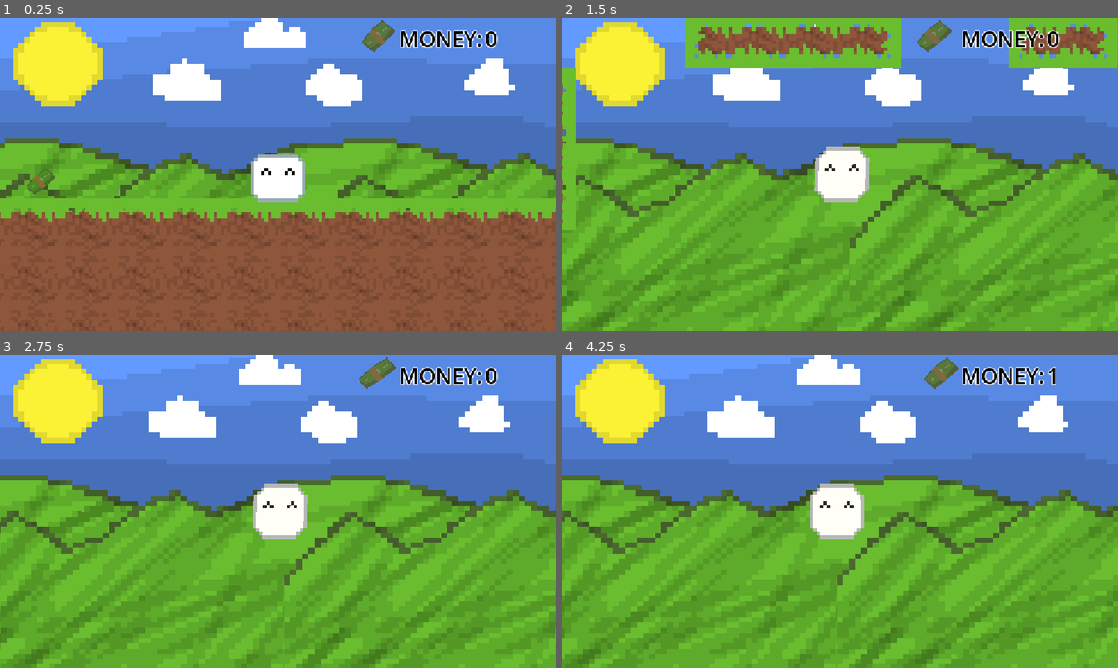
Above: before the commit, frames 1-4 (two rows, left to right).
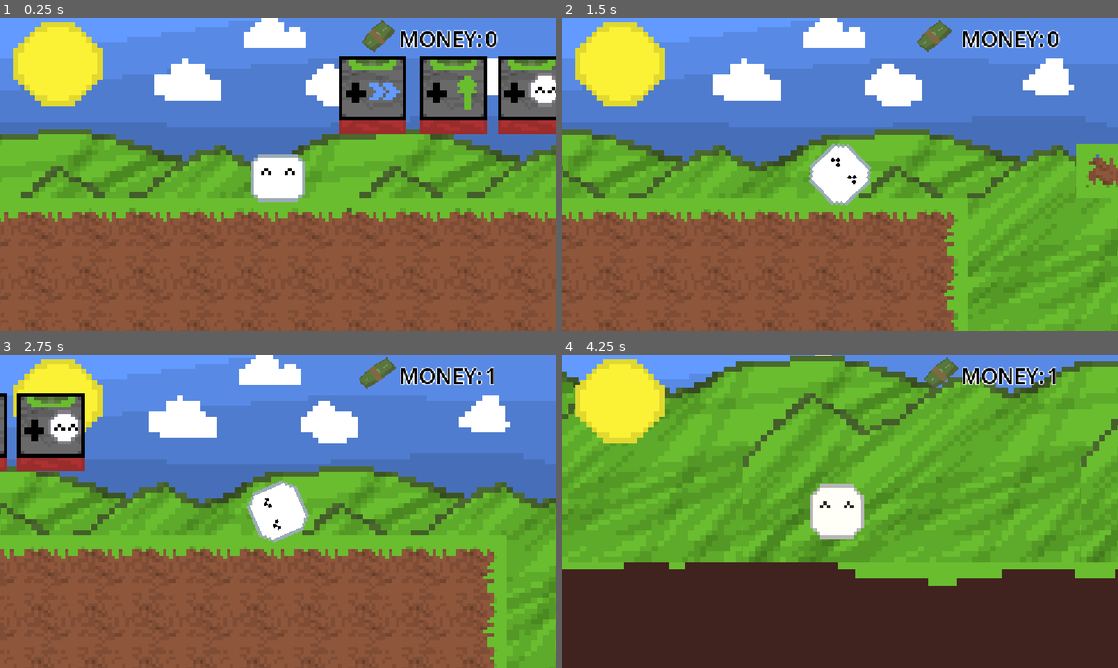
Above: after the commit, the same moments.

Repository: leolevd/Haven-Lisbon-2026
Game: Godot game, scene res://main.tscn
Two runs of this game, one before a commit and one after it. Both use one fixed random seed, a clock stepped at 60 frames per second and the inputs below.
Inputs:
- Up to frame 1 (0.25 s): no input
- Up to frame 2 (1.5 s): tap Enter (ui_accept) at 0.5, 0.77 s; hold Right (ui_right) from 0.53 s (still down)
- Up to frame 3 (2.75 s): tap Enter (ui_accept) at 1.52 s; release Right (ui_right) at 2.03 s; hold Left (ui_left) from 2.03 s (still down)
- Up to frame 4 (4.25 s): release Left (ui_left) at 2.78 s; hold Right (ui_right) from 2.78 s (still down); tap Enter (ui_accept) at 3.02, 3.77 s

The runs differ from the first frame. In frame 1, 20% of the frame differs, in the area x 0-100%, y 1-100%; in frame 2, 48%; in frame 3, 47%; in frame 4, 74%, in the area x 0-100%, y 0-100%.

Commit message:
^^

Diff:
--- /dev/null
+++ b/haystack.gd
@@ -0,0 +1,37 @@
+extends StaticBody2D
+const LILHELPER = preload("res://lilhelper.tscn")
+var hayleft = 500
+var clonesthere = 0
+var timer = 0
+var minx = -16
+var maxx = 16
+var miny = 30
+var maxy = 30
+var strength = 1
+func _physics_process(delta: float) -> void:
+	if timer < 2:
+		timer += delta
+	else:
+		timer = 0
+		hayleft -= clonesthere * strength
+
+	var state = max((6 if hayleft <= 0 else ((hayleft / (500/7)) - 6) * -1), 0)
+	$Sprite2D.frame = state
+
+	if state == 2 and $toremove1:
+		$toremove1.queue_free()
+	elif state == 3 and $toremove2:
+		$toremove2.queue_free()
+	elif  state == 5 and $toremove3:
+		$toremove3.queue_free()
+	elif state == 6 and clonesthere > 0:
+		clonesthere = 0
+		for i in get_tree().get_nodes_in_group("helper"):
+			i.queue_free()
+
+func createclone():
+	clonesthere += 1
+	var helper: Node2D = LILHELPER.instantiate()
+	helper.add_to_group("helper")
+	add_child(helper)
+	helper.position = Vector2(randi_range(minx, maxx), randi_range(miny, maxy))
--- a/haystack.tscn
+++ b/haystack.tscn
@@ -1,5 +1,6 @@
 [gd_scene format=3 uid="uid://bx6b0gl20gro0"]
 
+[ext_resource type="Script" uid="uid://m12rgs3npl0m" path="res://haystack.gd" id="1_33tgs"]
 [ext_resource type="Texture2D" uid="uid://bhy5ofldkns1w" path="res://haven-haystack.png" id="1_65j4t"]
 [ext_resource type="Texture2D" uid="uid://bdvuwm2wssp4d" path="res://haven-hay-particle.png" id="2_s5l1k"]
 
@@ -9,6 +10,7 @@
 [node name="haystack" type="StaticBody2D" unique_id=1423423823]
 z_index = 300
 scale = Vector2(2, 2)
+script = ExtResource("1_33tgs")
 
 [node name="Sprite2D" type="Sprite2D" parent="." unique_id=1338760602]
 texture = ExtResource("1_65j4t")
@@ -33,39 +35,45 @@
 hue_variation_max = 0.1
 
 [node name="CollisionPolygon2D" type="CollisionPolygon2D" parent="." unique_id=1973126410]
-polygon = PackedVector2Array(-24, 32, -14, 10, -2, -6, 6, 6, 14, 14, 20, 21, 23, 31)
+polygon = PackedVector2Array(-30.5, 34.5, 32, 34.5, 32, 36.5, -30.5, 37)
 
-[node name="StaticBody2D" type="StaticBody2D" parent="." unique_id=1887062824]
-position = Vector2(-12.5, 19.5)
+[node name="toremove1" type="Node2D" parent="." unique_id=1190127746]
 
-[node name="CollisionShape2D" type="CollisionShape2D" parent="StaticBody2D" unique_id=1357609552]
+[node name="StaticBody2D3" type="StaticBody2D" parent="toremove1" unique_id=1004998105]
+position = Vector2(-3.5, 0.5)
+
+[node name="CollisionShape2D" type="CollisionShape2D" parent="toremove1/StaticBody2D3" unique_id=2023177992]
 shape = SubResource("RectangleShape2D_tsws6")
 one_way_collision = true
 
-[node name="StaticBody2D2" type="StaticBody2D" parent="." unique_id=622066701]
-position = Vector2(-7.5, 9)
+[node name="toremove2" type="Node2D" parent="." unique_id=520939583]
 
-[node name="CollisionShape2D" type="CollisionShape2D" parent="StaticBody2D2" unique_id=778048284]
+[node name="StaticBody2D5" type="StaticBody2D" parent="toremove2" unique_id=1247724652]
+position = Vector2(6.5, 10)
+
+[node name="CollisionShape2D" type="CollisionShape2D" parent="toremove2/StaticBody2D5" unique_id=2121487748]
 shape = SubResource("RectangleShape2D_tsws6")
 one_way_collision = true
 
-[node name="StaticBody2D3" type="StaticBody2D" parent="." unique_id=1004998105]
-position = Vector2(-3.5, 0.5)
+[node name="StaticBody2D2" type="StaticBody2D" parent="toremove2" unique_id=622066701]
+position = Vector2(-7.5, 9)
 
-[node name="CollisionShape2D" type="CollisionShape2D" parent="StaticBody2D3" unique_id=2023177992]
+[node name="CollisionShape2D" type="CollisionShape2D" parent="toremove2/StaticBody2D2" unique_id=778048284]
 shape = SubResource("RectangleShape2D_tsws6")
 one_way_collision = true
 
-[node name="StaticBody2D4" type="StaticBody2D" parent="." unique_id=1526036907]
-position = Vector2(15.5, 17.5)
+[node name="toremove3" type="Node2D" parent="." unique_id=743696597]
 
-[node name="CollisionShape2D" type="CollisionShape2D" parent="StaticBody2D4" unique_id=1748301584]
+[node name="StaticBody2D" type="StaticBody2D" parent="toremove3" unique_id=1887062824]
+position = Vector2(-12.5, 19.5)
+
+[node name="CollisionShape2D" type="CollisionShape2D" parent="toremove3/StaticBody2D" unique_id=1357609552]
 shape = SubResource("RectangleShape2D_tsws6")
 one_way_collision = true
 
-[node name="StaticBody2D5" type="StaticBody2D" parent="." unique_id=1247724652]
-position = Vector2(6.5, 10)
+[node name="StaticBody2D4" type="StaticBody2D" parent="toremove3" unique_id=1526036907]
+position = Vector2(15.5, 17.5)
 
-[node name="CollisionShape2D" type="CollisionShape2D" parent="StaticBody2D5" unique_id=2121487748]
+[node name="CollisionShape2D" type="CollisionShape2D" parent="toremove3/StaticBody2D4" unique_id=1748301584]
 shape = SubResource("RectangleShape2D_tsws6")
 one_way_collision = true
--- /dev/null
+++ b/lilhelper.tscn
@@ -0,0 +1,24 @@
+[gd_scene format=3 uid="uid://67k4l3te7qre"]
+
+[ext_resource type="Texture2D" uid="uid://bdvuwm2wssp4d" path="res://haven-hay-particle.png" id="1_x76ke"]
+[ext_resource type="Texture2D" uid="uid://b8ui3xqrdqe2s" path="res://have-lilhelper.png" id="2_x76ke"]
+
+[node name="lilhelper" type="Node2D" unique_id=2091866101]
+
+[node name="CPUParticles2D" type="CPUParticles2D" parent="." unique_id=1835143934]
+amount = 16
+texture = ExtResource("1_x76ke")
+lifetime = 0.3
+direction = Vector2(0, 0)
+spread = 180.0
+gravity = Vector2(0, 0)
+initial_velocity_min = 30.0
+initial_velocity_max = 40.0
+angle_min = -720.0
+angle_max = 720.0
+scale_amount_min = 0.1
+scale_amount_max = 0.1
+
+[node name="Sprite2D" type="Sprite2D" parent="." unique_id=289539430]
+scale = Vector2(0.5, 0.5)
+texture = ExtResource("2_x76ke")
--- a/main.tscn
+++ b/main.tscn
@@ -7,9 +7,11 @@
 [ext_resource type="PackedScene" uid="uid://dmi73yl7dw8uf" path="res://player.tscn" id="5_lquwl"]
 [ext_resource type="Script" uid="uid://ciupw3hthatoa" path="res://background.gd" id="6_background"]
 [ext_resource type="Texture2D" uid="uid://uxjhwy3i547t" path="res://tileset.png" id="7_272bh"]
+[ext_resource type="Texture2D" uid="uid://271mcwlxrrhi" path="res://haven-bruh.png" id="7_dg77c"]
 [ext_resource type="PackedScene" uid="uid://c7btxdxh8yn0q" path="res://bounceback.tscn" id="8_5vw27"]
 [ext_resource type="PackedScene" uid="uid://dml2cjtve507a" path="res://coin.tscn" id="9_4c57u"]
 [ext_resource type="PackedScene" uid="uid://bx6b0gl20gro0" path="res://haystack.tscn" id="9_kek77"]
+[ext_resource type="PackedScene" uid="uid://cciroq7ghg4ay" path="res://upgrade.tscn" id="11_efxa6"]
 
 [sub_resource type="TileSetAtlasSource" id="TileSetAtlasSource_5vw27"]
 texture = ExtResource("7_272bh")
@@ -116,6 +118,7 @@
 
 [node name="player" parent="." unique_id=1069588700 instance=ExtResource("5_lquwl")]
 z_index = 100
+position = Vector2(-98, 0)
 
 [node name="ParallaxBG" type="Node2D" parent="." unique_id=1156140690]
 z_index = -400
@@ -146,7 +149,8 @@
 
 [node name="Parallax2D3" type="Parallax2D" parent="ParallaxBG" unique_id=891106381]
 z_index = 1
-scroll_scale = Vector2(0.005, 0)
+scroll_scale = Vector2(0.1, 0.5)
+scroll_offset = Vector2(0, 10)
 repeat_size = Vector2(100, 0)
 autoscroll = Vector2(-1, 0)
 repeat_times = 3
@@ -168,6 +172,20 @@
 scale = Vector2(1.67, 1.56)
 texture = ExtResource("4_1bvp3")
 
+[node name="Parallax2D5" type="Parallax2D" parent="ParallaxBG" unique_id=1428633523]
+z_index = -1
+scroll_scale = Vector2(0, -0.5)
+repeat_size = Vector2(167, 0)
+repeat_times = 100
+follow_viewport = false
+ignore_camera_scroll = true
+
+[node name="Sprite2D" type="Sprite2D" parent="ParallaxBG/Parallax2D5" unique_id=1553582142]
+z_index = 1
+position = Vector2(0.5000057, 114)
+scale = Vector2(1.6718751, 2.4687498)
+texture = ExtResource("7_dg77c")
+
 [node name="bounceback" parent="." unique_id=278846895 instance=ExtResource("8_5vw27")]
 position = Vector2(-3, 120)
 
@@ -183,15 +201,6 @@
 
 [node name="maney" type="Node" parent="." unique_id=1224474967]
 
-[node name="coin" parent="maney" unique_id=175693411 instance=ExtResource("9_4c57u")]
-position = Vector2(-184, 26)
-
-[node name="coin2" parent="maney" unique_id=2023820539 instance=ExtResource("9_4c57u")]
-position = Vector2(-133, 26)
-
-[node name="coin3" parent="maney" unique_id=35322927 instance=ExtResource("9_4c57u")]
-position = Vector2(-71, 27)
-
 [node name="coin4" parent="maney" unique_id=1107275368 instance=ExtResource("9_4c57u")]
 position = Vector2(175, 11)
 
@@ -239,3 +248,15 @@
 
 [node name="coin19" parent="maney" unique_id=341892676 instance=ExtResource("9_4c57u")]
 position = Vector2(1039, -106)
+
+[node name="upgrade" parent="." unique_id=364805235 instance=ExtResource("11_efxa6")]
+position = Vector2(-70, 6)
+type = 2
+
+[node name="upgrade2" parent="." unique_id=1756966667 instance=ExtResource("11_efxa6")]
+position = Vector2(-46, 6)
+type = 1
+
+[node name="upgrade3" parent="." unique_id=862448660 node_paths=PackedStringArray("haystack") instance=ExtResource("11_efxa6")]
+position = Vector2(-23, 6)
+haystack = NodePath("../haystack")
--- /dev/null
+++ b/upgrade.gd
@@ -0,0 +1,39 @@
+extends StaticBody2D
+@export_enum("Clones", "Jump", "Speed", "Strength") var type = 0
+@export var haystack: Node2D = null
+var cost_speed = 5
+var cost_jump = 5
+var cost_clones = 10
+var cost_strength = 15
+
+func _ready() -> void:
+	$Sprite2D2.frame = type
+
+
+func _on_area_2d_body_entered(body: Node2D) -> void:
+	if body.name == "player":
+		$AnimatedSprite2D.play("click")
+		match type:
+			0:
+				if body.money >= cost_clones:
+					if haystack:
+						body.money -= cost_clones
+						haystack.createclone()
+						cost_clones += 3
+			1:
+				if body.money >= cost_jump:
+					body.JUMP_VELOCITY -= 30
+					body.money -= cost_jump
+					cost_jump += 2
+
+			2:
+				if body.money >= cost_speed:
+					body.SPEED += 40
+					body.money -= cost_speed
+					cost_speed += 2
+			3:
+				if body.money >= cost_strength:
+					if haystack:
+						body.money -= cost_strength
+						haystack.strength += 1
+						cost_strength += 5
--- /dev/null
+++ b/upgrade.tscn
@@ -0,0 +1,69 @@
+[gd_scene format=3 uid="uid://cciroq7ghg4ay"]
+
+[ext_resource type="Script" uid="uid://dyku630rugpxg" path="res://upgrade.gd" id="1_hgitt"]
+[ext_resource type="Texture2D" uid="uid://bmfjyba7yd5dc" path="res://haven-upgrade.png" id="2_hj5gr"]
+[ext_resource type="Texture2D" uid="uid://orwwrgftkr1" path="res://haven-upgrade-types.png" id="3_hj5gr"]
+
+[sub_resource type="AtlasTexture" id="AtlasTexture_50jy6"]
+atlas = ExtResource("2_hj5gr")
+region = Rect2(32, 0, 32, 32)
+
+[sub_resource type="AtlasTexture" id="AtlasTexture_hj5gr"]
+atlas = ExtResource("2_hj5gr")
+region = Rect2(0, 0, 32, 32)
+
+[sub_resource type="AtlasTexture" id="AtlasTexture_klxme"]
+atlas = ExtResource("2_hj5gr")
+region = Rect2(0, 0, 32, 32)
+
+[sub_resource type="SpriteFrames" id="SpriteFrames_tsws6"]
+animations = [{
+"frames": [{
+"duration": 1.0,
+"texture": SubResource("AtlasTexture_50jy6")
+}, {
+"duration": 1.0,
+"texture": SubResource("AtlasTexture_hj5gr")
+}],
+"loop": 0,
+"name": &"click",
+"speed": 5.0
+}, {
+"frames": [{
+"duration": 1.0,
+"texture": SubResource("AtlasTexture_klxme")
+}],
+"loop": 2,
+"name": &"start",
+"speed": 5.0
+}]
+
+[sub_resource type="RectangleShape2D" id="RectangleShape2D_wmg3h"]
+size = Vector2(20, 4)
+
+[sub_resource type="RectangleShape2D" id="RectangleShape2D_tsws6"]
+size = Vector2(20, 19)
+
+[node name="upgrade" type="StaticBody2D" unique_id=364805235]
+script = ExtResource("1_hgitt")
+
+[node name="AnimatedSprite2D" type="AnimatedSprite2D" parent="." unique_id=1182042864]
+sprite_frames = SubResource("SpriteFrames_tsws6")
+animation = &"start"
+autoplay = "start"
+
+[node name="Area2D" type="Area2D" parent="." unique_id=917696510]
+position = Vector2(0, 5)
+
+[node name="CollisionShape2D" type="CollisionShape2D" parent="Area2D" unique_id=976770194]
+shape = SubResource("RectangleShape2D_wmg3h")
+
+[node name="Sprite2D2" type="Sprite2D" parent="." unique_id=760493902]
+texture = ExtResource("3_hj5gr")
+hframes = 4
+
+[node name="CollisionShape2D" type="CollisionShape2D" parent="." unique_id=1881132333]
+position = Vector2(0, -6.5)
+shape = SubResource("RectangleShape2D_tsws6")
+
+[connection signal="body_entered" from="Area2D" to="." method="_on_area_2d_body_entered"]
Binary file added: have-lilhelper.png
Not shown, added: have-lilhelper.png.import
Binary file added: haven-bruh.png
Not shown, added: haven-bruh.png.import
Binary file added: haven-upgrade-types.png
Not shown, added: haven-upgrade-types.png.import
Binary file added: haven-upgrade.png
Not shown, added: haven-upgrade.png.import
Not shown, added: haystack.gd.uid
Not shown, added: upgrade.gd.uid
